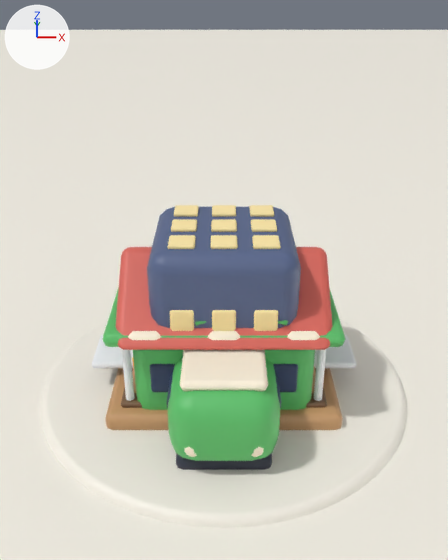
What one commit did to the Blender file art/props.blend.
Camera for both pictures: a 50 mm camera at (0.0, -9.54, 7.25) aimed at (0.0, -0.22, 2.32). Every picture has the same lights, and +X, +Y and +Z are marked at upper left. The first picture is the older version.

Script lines for the objects in view, before the commit:
```python
me_house = bpy.data.meshes.new('house')
me_house.from_pydata(...)  # 434 vertices, 427 faces; spans x -1.75..1.75, y -1.46..1.46, z 0.0..2.9
# faces by material slot: [98, 113, 54, 54, 108]
me_house.materials.append(mat_tint)  # green #5bbf6a
me_house.materials.append(mat_roof)  # red #d9665a
me_house.materials.append(mat_cream)  # pale yellow #fff4de
me_house.materials.append(mat_wood)  # orange #c79a6b
me_house.materials.append(mat_glass)  # dark blue #2c3e63
me_stall = bpy.data.meshes.new('stall')
me_stall.from_pydata(...)  # 1210 vertices, 1218 faces; spans x -1.93..1.93, y -1.38..1.38, z 0.0..1.95
# faces by material slot: [54, 168, 168, 84, 528, 54, 162]
me_stall.materials.append(mat_wood)  # orange #c79a6b
me_stall.materials.append(mat_red)  # red #e5484d
me_stall.materials.append(mat_yellow)  # yellow #ffc233
me_stall.materials.append(mat_orange)  # orange #ff8b2b
me_stall.materials.append(mat_white)  # white #f4f7fb
me_stall.materials.append(mat_tint)  # green #5bbf6a
me_stall.materials.append(mat_cream)  # pale yellow #fff4de
me_tower = bpy.data.meshes.new('tower')
me_tower.from_pydata(...)  # 936 vertices, 908 faces; spans x -1.2..1.2, y -1.24..1.2, z 0.0..3.26
# faces by material slot: [98, 810]
me_tower.materials.append(mat_tower)  # blue #55648a
me_tower.materials.append(mat_glow)  # beige #ffe9a8
ob_house = bpy.data.objects.new('house', me_house)
ob_house.location = (0.0, 0.0, 0.0)
ob_stall = bpy.data.objects.new('stall', me_stall)
ob_stall.location = (0.0, 0.0, 0.0)
ob_tower = bpy.data.objects.new('tower', me_tower)
ob_tower.location = (0.0, 0.0, 0.0)
# also in view: 'PreviewGround' at (0.0, 0.0, 0.0); 'turntable_base' at (0.0, 0.0, 0.0); 'train' at (0.0, 0.0, 0.87); 'plane' at (0.0, 0.05, 1.01); 'flowers' at (0.0, 0.0, 0.59)
```
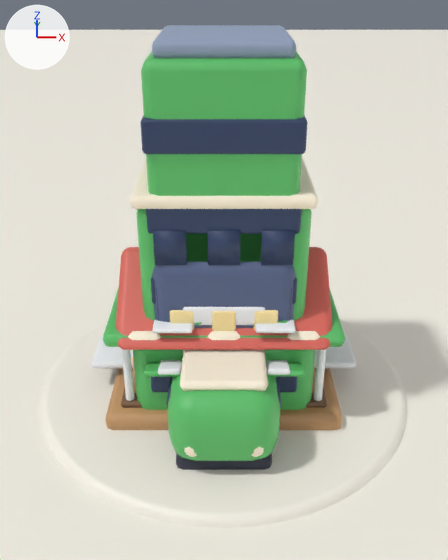
Boxes [x1, y1, x2, y2] around the edits, measured in the pictures (448 x 560 px):
'office', added: after [140, 25, 308, 304]
    faces in mat_tint (green #5bbf6a): [141, 51, 307, 262]
    faces in mat_glass (dark blue #2c3e63): [140, 115, 308, 304]
    faces in mat_steel (greyish blue #90a0bc): [152, 25, 296, 58]
'flats', added: after [130, 158, 318, 333]
    faces in mat_glass (dark blue #2c3e63): [153, 231, 295, 319]
    faces in mat_cream (pale yellow #fff4de): [130, 158, 318, 209]
    faces in mat_tint (green #5bbf6a): [136, 209, 312, 321]
    faces in mat_white (white #f4f7fb): [152, 320, 296, 333]
'shop', added: after [143, 307, 305, 377]
    faces in mat_white (white #f4f7fb): [158, 307, 290, 375]
    faces in mat_tint (green #5bbf6a): [143, 362, 305, 377]

What the commit changed:
Mesh me_office_001 is new.
It has 392 vertices, 378 faces and spans x -1.13..1.13, y -1.17..1.13, z 0.0..6.22.
Faces by material slot: [54, 270, 54].
It uses material mat_tint (green #5bbf6a).
It uses material mat_glass (dark blue #2c3e63).
It uses material mat_steel (greyish blue #90a0bc).
Mesh me_shop_001 is new.
It has 456 vertices, 438 faces and spans x -1.38..1.38, y -1.78..1.17, z 0.0..2.38.
Faces by material slot: [54, 108, 6, 54, 216].
It uses material mat_cream (pale yellow #fff4de).
It uses material mat_tint (green #5bbf6a).
It uses material mat_glass (dark blue #2c3e63).
It uses material mat_wood (orange #c79a6b).
It uses material mat_white (white #f4f7fb).
Mesh me_flats_001 is new.
It has 472 vertices, 426 faces and spans x -1.36..1.36, y -1.42..1.16, z 0.0..4.57.
Faces by material slot: [54, 54, 54, 54, 102, 108].
It uses material mat_tint (green #5bbf6a).
It uses material mat_cream (pale yellow #fff4de).
It uses material mat_steel (greyish blue #90a0bc).
It uses material mat_wood (orange #c79a6b).
It uses material mat_glass (dark blue #2c3e63).
It uses material mat_white (white #f4f7fb).
Object 'office' (ob_office) is new; it shows me_office_001.
Its location is (0.0, 0.0, 0.0).
Object 'shop' (ob_shop) is new; it shows me_shop_001.
Its location is (0.0, 0.0, 0.0).
Object 'flats' (ob_flats) is new; it shows me_flats_001.
Its location is (0.0, 0.0, 0.0).
